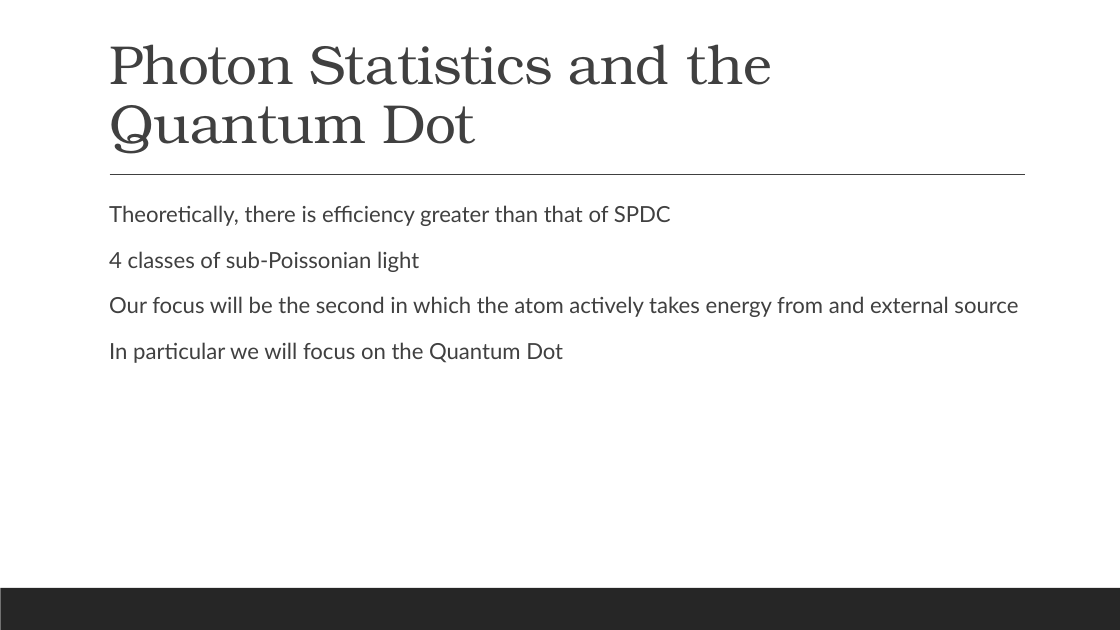
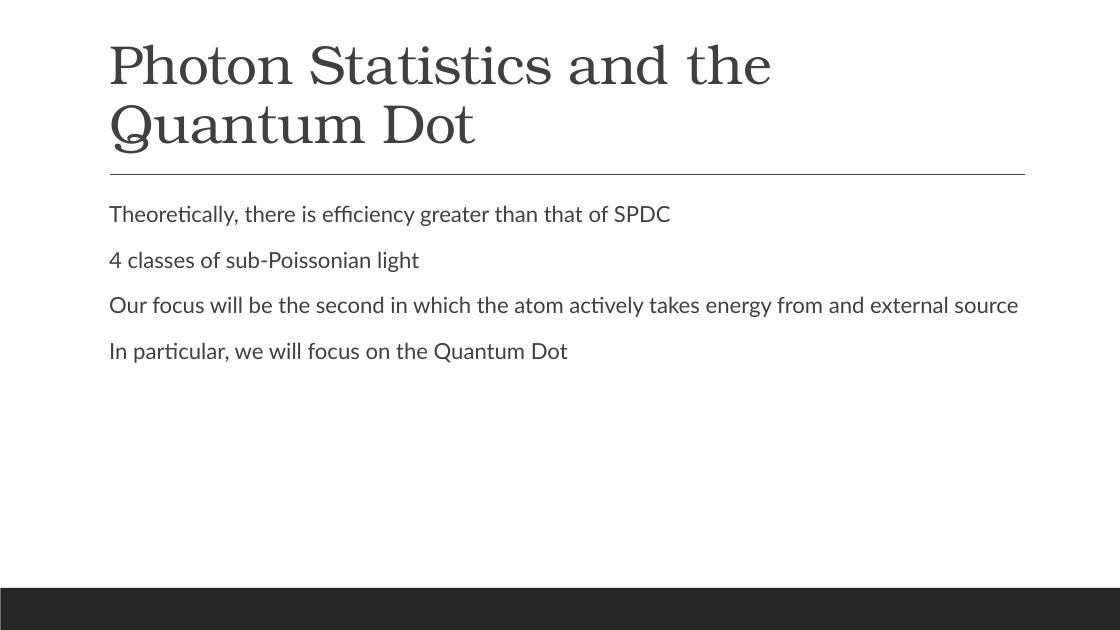
Before and after one commit to Suthendran/PHYS-437-B-Thesis, a slide deck: slide 14 of Electron Musical Chairs.pptx. Drawn at 1120x630 pixels with LibreOffice and Linux fonts; fonts in the diff are those of the drawing. Boxes give left, top, right and bottom in pixels: in the first picture for what was removed or moved away, otherwise in the second. Text is boxed around its words. In the diff, an @@ line names an element or a change of style, - is before the commit and + after.

```diff
--- a/Electron Musical Chairs.pptx
+++ b/Electron Musical Chairs.pptx
@@ text at (x1=109, y1=342, x2=568, y2=363): text changed @@
-  In particular we will focus on the Quantum Dot
+  In particular, we will focus on the Quantum Dot
```
Also in this commit, not shown: 1 other slide changed.
